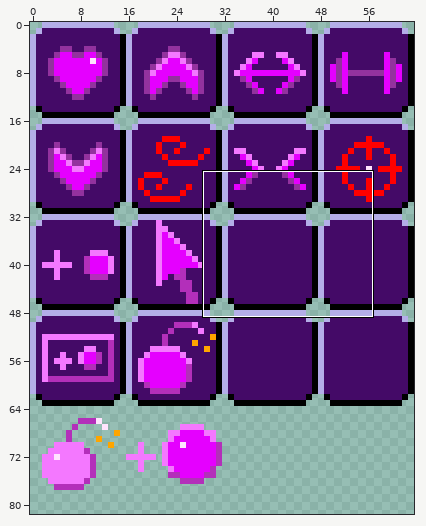
Sprite sheet: assets/sprite_sheet.png. The picture above shows the old version from afar; the outline marks the close-up.
Close-up. Before:
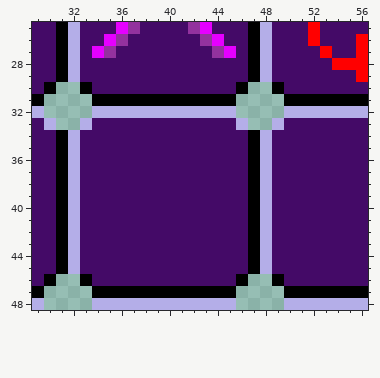
The file is 64x128 pixels. Shown: x 29..56, y 25..48. The wide view leaves out empty margins.
After:
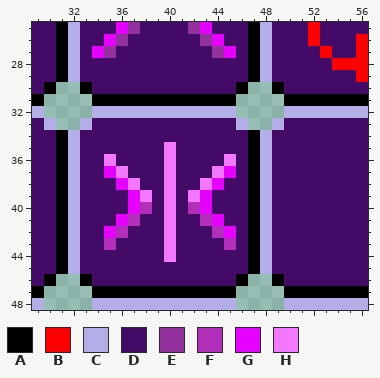
Palette (. is transparent): A #000000  B #ff0000  C #b4aee8  D #440a67  E #93329e  F #b32fba  G #e500ff  H #f478ff
Difference:
Colour F replaces colour D in row 40 at x 38 and 42; in row 41 at x 37 and 43; in row 42 at x 36 and 44; in row 43 at x 35 and 45.
Colour G replaces colour D in row 37 at x 35 and 45; in row 38 at x 36 and 44; in rows 39 to 40 at x 37 and 43; in row 41 at x 36 and 44; in row 42 at x 35 and 45.
Colour H replaces colour D in row 35 at x 40; in row 36 at x 35, 40 and 45; in row 37 at x 36, 40 and 44; in row 38 at x 37, 40 and 43; in row 39 at x 38, 40 and 42; in rows 40 to 44 at x 40.
